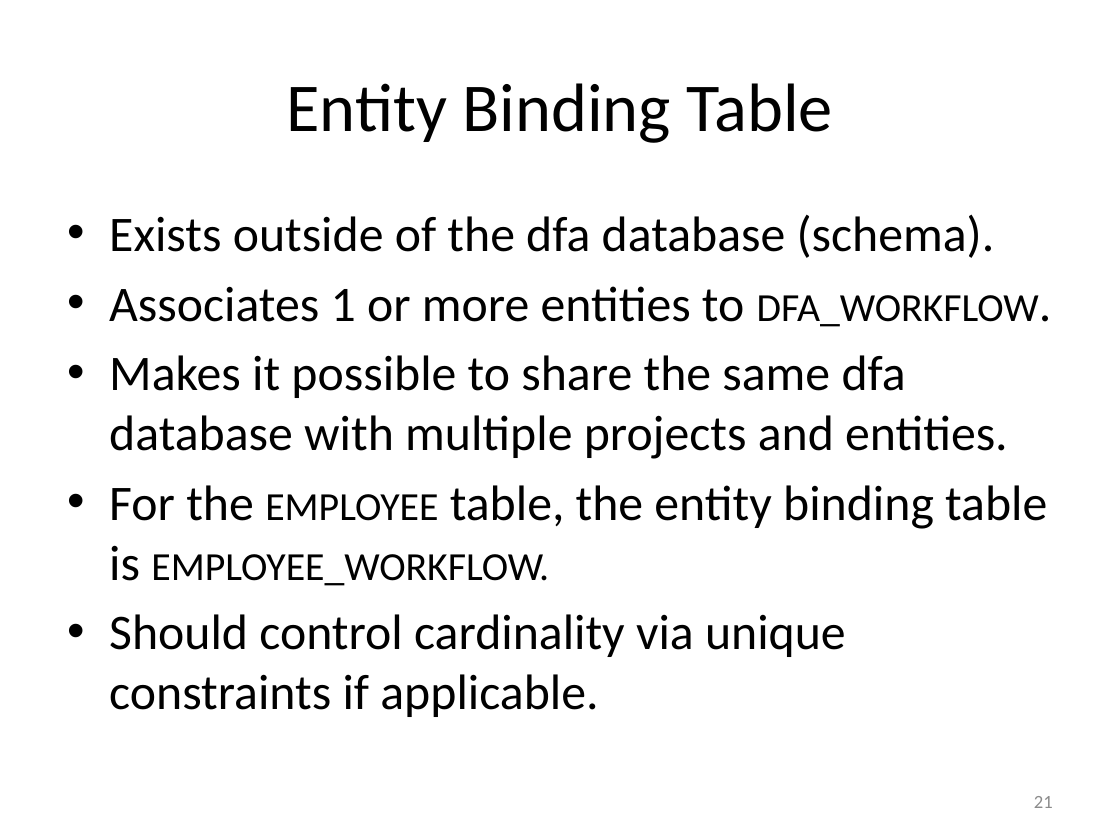
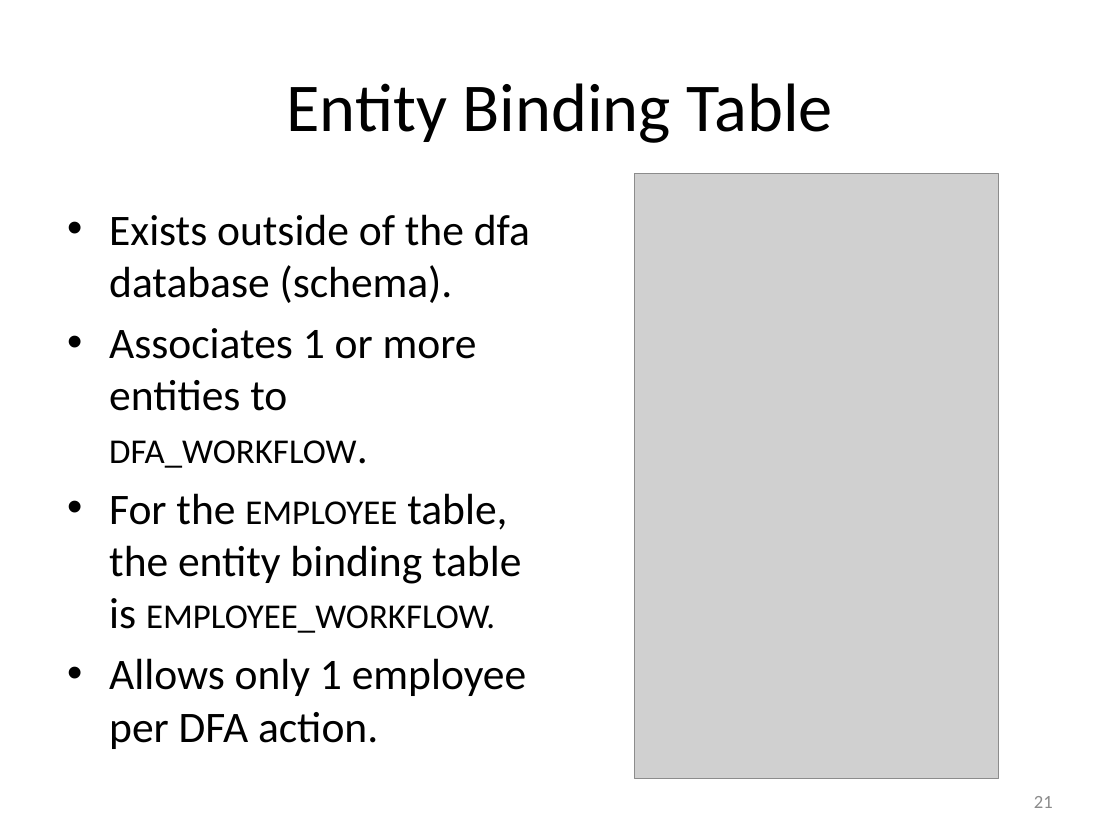
Before and after one commit to RichardRoda/DFA-Workflow-Model, a slide deck: slide 21 of Modeling Workflows with Event Driven DFA.pptx. Drawn at 1120x840 pixels with LibreOffice and Linux fonts; fonts in the diff are those of the drawing; grey boxes stand for pictures. Boxes give left, top, right and bottom in pixels: in the first picture for what was removed or moved away, otherwise in the second. Text is boxed around its words. In the diff, an @@ line names an element or a change of style, - is before the commit and + after.

Commit message:
Add database diagrams.

```diff
--- a/Modeling Workflows with Event Driven DFA.pptx
+++ b/Modeling Workflows with Event Driven DFA.pptx
@@ picture added at box(635, 174, 999, 778) @@
@@ text at box(109, 214, 530, 633): size 32 to 28 pt in "Exists outside of the dfa database (schema).", "Associates 1 or more entities to dfa_workflow.", "For the employee table, the entity binding ..." @@
@@ text at box(109, 355, 1008, 459): paragraph removed @@
-• Makes it possible to share the same dfa database with multiple projects and entities.
@@ text at box(109, 658, 526, 749): text changed; size 32 to 28 pt @@
-• Should control cardinality via unique constraints if applicable.
+• Allows only 1 employee per DFA action.
```
Also in this commit, not shown: 5 other slides changed, 6 other files.
